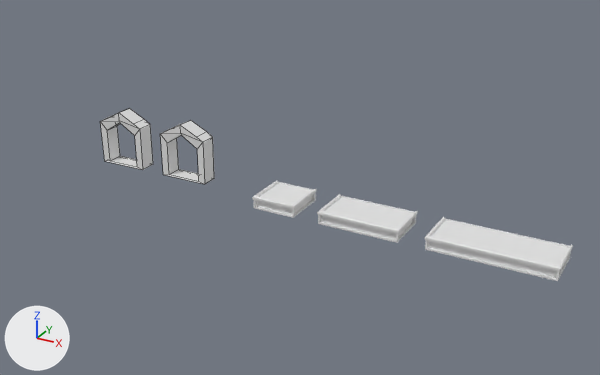
Two versions of the Blender file Assets/ApiXizuki/Platforms.blend, one commit apart.
Camera for both pictures: a 50 mm lens placed at (55.0, -72.8, 38.2), pointed at (14.1, 1.5, 1.0). Arrows for +X, +Y and +Z are at lower left; the lights stay in place. Mesh edges are drawn as thin lines on the coarser meshes.
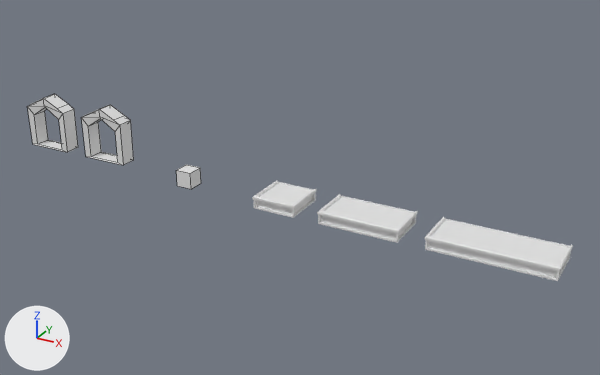
Boxes [x1, y1, x2, y2] around the edits, measured in the pictures (600 x 375 px):
'Cube.003', moved
    before: [160, 120, 214, 184]
    after: [81, 105, 134, 165]
'Cube.004', moved
    before: [100, 108, 153, 170]
    after: [27, 94, 78, 152]
'Cube.005', added
    after: [176, 165, 201, 189]

What changed in the scene script:
```text
Add me_cube_001:
    me_cube_001.from_pydata(...)  # a box spanning x -1.0..1.0, y -1.0..1.0, z -1.0..1.0
Change ob_cube_003:
    ob_cube_003.location: (0.0, 0.0, 0.0) -> (-12.0, 0.0, 0.0)
Change ob_cube_004:
    ob_cube_004.location: (-9.0, 0.0, 0.0) -> (-21.0, 0.0, 0.0)
Add ob_cube_005:
    ob_cube_005 = bpy.data.objects.new('Cube.005', me_cube_001)
    ob_cube_005.location = (0.0, 0.0, 0.0)
```
